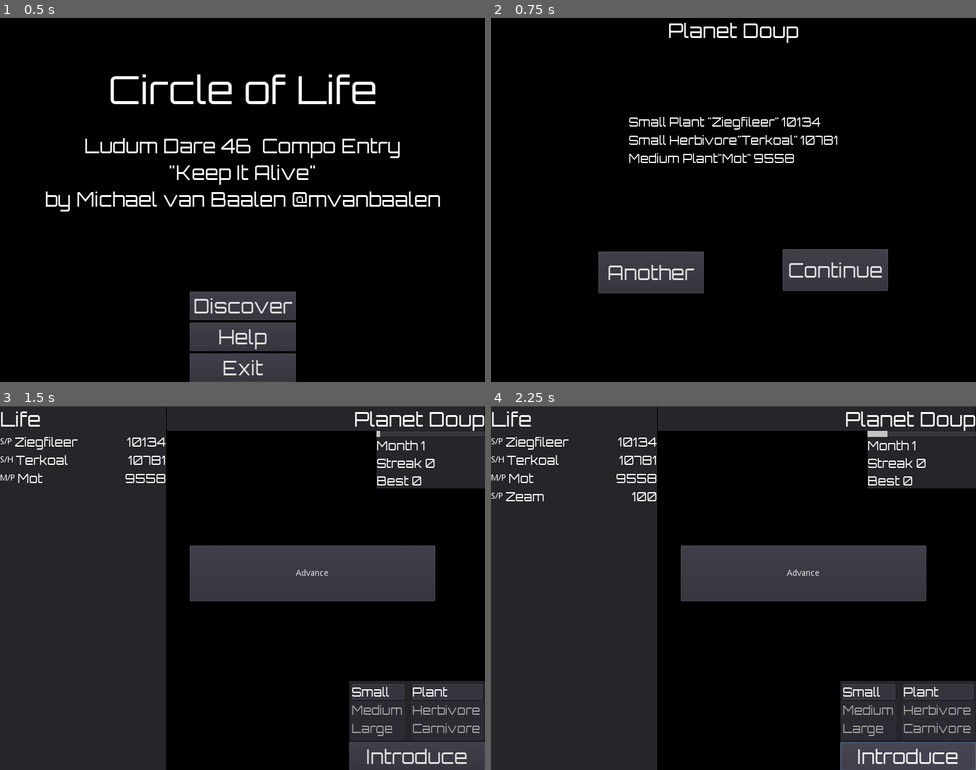
Above: before the commit, frames 1-4 (two rows, left to right).
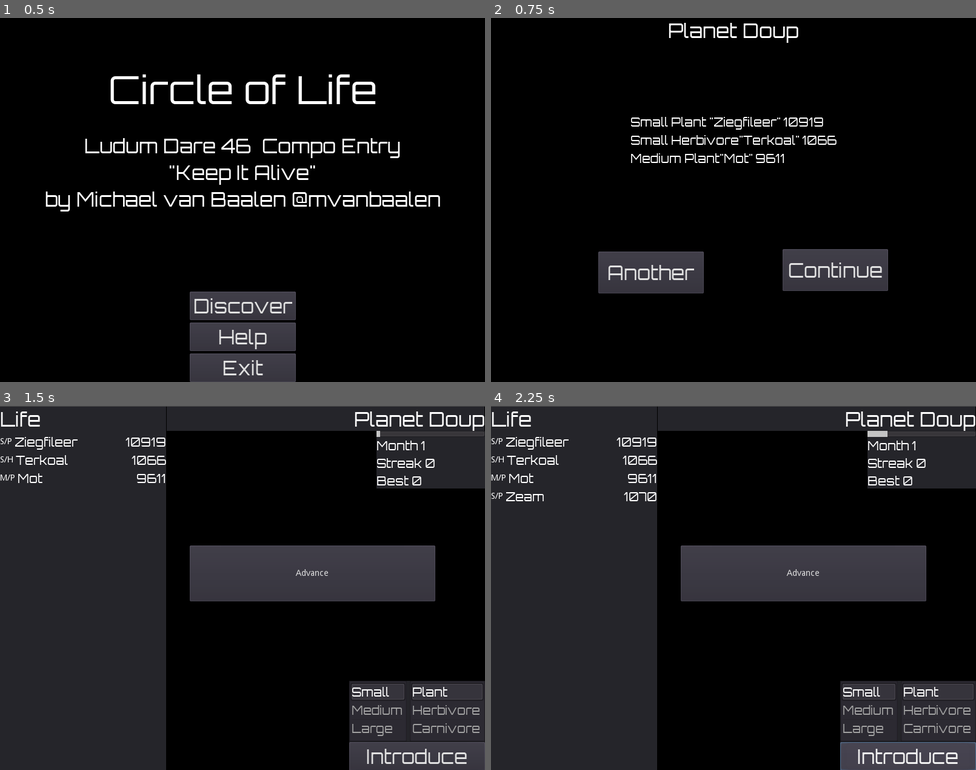
Above: after the commit, the same moments.

Repository: mvanbaalen/KeepItAlive
Game: Godot game, scene res://scenes/MainMenu.tscn
Two runs of this game, one before a commit and one after it. Both use one fixed random seed, a clock stepped at 60 frames per second and the inputs below.
Inputs:
- Up to frame 1 (0.5 s): no input
- Up to frame 2 (0.75 s): click "Discover" at 0.5 s
- Up to frame 3 (1.5 s): click "Continue" at 1.25 s
- Up to frame 4 (2.25 s): click "Introduce" at 2 s

Frame 1 is identical in both runs. In frame 2, 1.3% of the frame differs, in the area x 28-72%, y 27-40%; in frame 3, 0.3%; in frame 4, 0.4%.

Commit message:
final bugfixes before release i guess

Diff:
--- a/project/scripts/world.gd
+++ b/project/scripts/world.gd
@@ -21,12 +21,17 @@
 	life = []
 	var first_creature = new_random_creature()
 	first_creature.type = TYPE.PLANT
+	first_creature.number = randi() % 2000 + 9000
 	var second_creature = new_random_creature()
 	second_creature.set_properties(first_creature.size, TYPE.ANIMAL, TYPE.PLANT)
+	second_creature.number = randi() % 200 + 900
 	var final_creature = new_random_creature()
 	if final_creature.type == TYPE.ANIMAL:
 		final_creature.eats = TYPE.ANIMAL
 		final_creature.size = first_creature.size
+		final_creature.number = randi() % 20 + 90
+	else:
+		final_creature.number = randi() % 2000 + 9000
 
 func creature_died(creature):
 	life.erase(creature)
@@ -34,12 +39,12 @@
 func new_random_creature():
 	var new_creature = creature_class.new()
 	new_creature.randomize_properties()
-	new_creature.number = randi() % 2000 + 9000
 	life.append(new_creature)
 	return new_creature
 
 func new_creature_from_dialog(new_size, new_type):
 	var final_size; var final_type; var final_diet
+	var new_creature = creature_class.new()
 	#Oh you know we love this kind of logic...
 	if new_size == "Small":
 		final_size = SIZE.SMALL
@@ -47,19 +52,21 @@
 		final_size = SIZE.MEDIUM
 	else:
 		final_size = SIZE.LARGE
+
 	if new_type == "Plant":
 		final_type = TYPE.PLANT
 		final_diet = null
+		new_creature.number = randi() % 200 + 900
 	elif new_type == "Herbivore":
 		final_type = TYPE.ANIMAL
 		final_diet = TYPE.PLANT
+		new_creature.number = randi() % 20 + 90
 	else:
 		final_type = TYPE.ANIMAL
 		final_diet = TYPE.ANIMAL
+		new_creature.number = randi() % 2 + 9
 
-	var new_creature = creature_class.new()
 	new_creature.set_properties(final_size, final_type, final_diet)
-	new_creature.number = randi() % 20 + 90
 	life.append(new_creature)
 	return new_creature
 
@@ -113,8 +120,8 @@
 		else:
 			if creature.eats == TYPE.PLANT:
 				if creature.size == SIZE.SMALL:
-					creature.number -= int(creature.number * per_month)
-					creature.number += int(creature.number * 2 * per_month)
+					creature.number -= int(creature.number * 2 * per_month)
+					creature.number += int(creature.number * 3 * per_month)
 					counts[[SIZE.SMALL, TYPE.ANIMAL]] += 1
 				elif creature.size == SIZE.MEDIUM:
 					creature.number -= int(creature.number * 1/4 * per_month)
